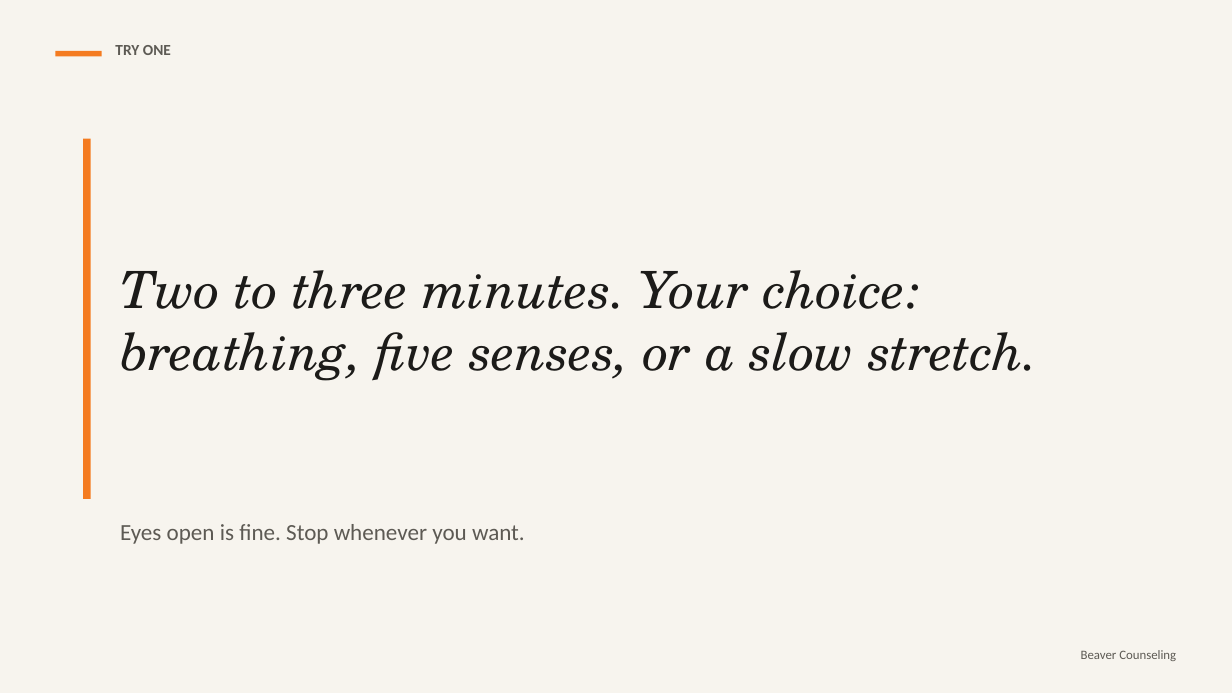
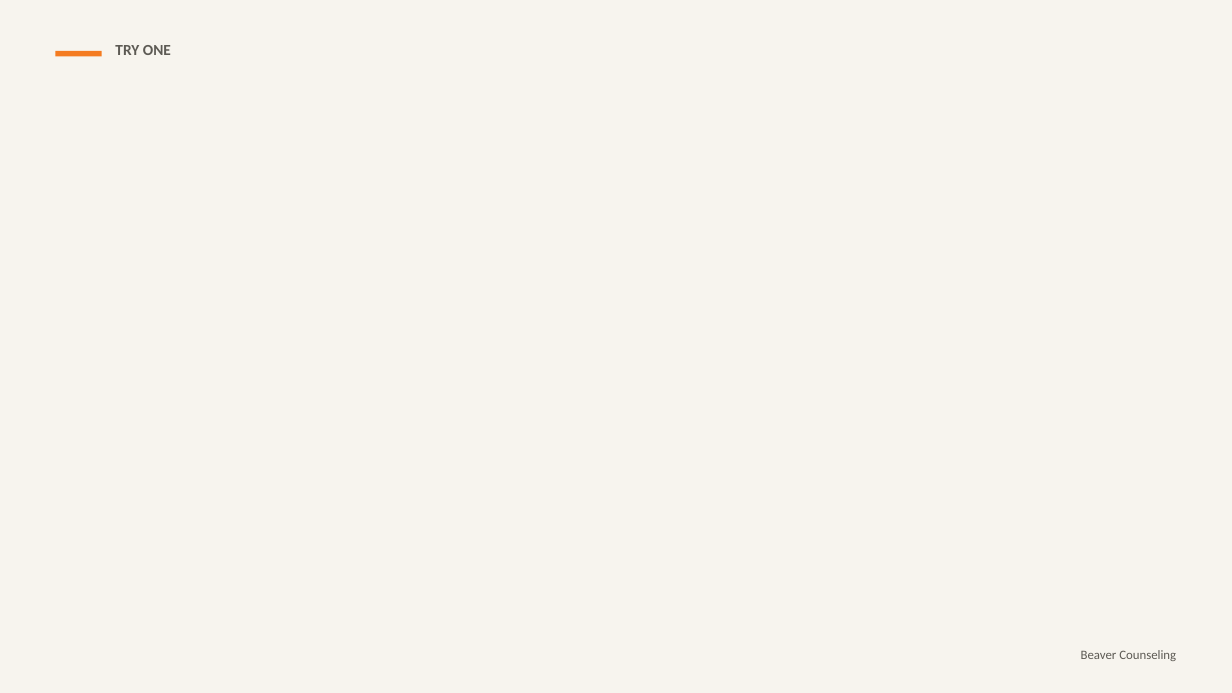
Before and after one commit to rmwtoolkit/bcds-toolkit, a slide deck: slide 17 of decks/train-your-attention-lesson-v2.pptx (slide 10 before the commit). Drawn at 1232x693 pixels with LibreOffice and Linux fonts; fonts in the diff are those of the drawing; background and template pictures are left out. Boxes give left, top, right and bottom in pixels: in the first picture for what was removed or moved away, otherwise in the second. Text is boxed around its words. In the diff, an @@ line names an element or a change of style, - is before the commit and + after.

```diff
--- a/decks/train-your-attention-lesson-v2.pptx
+++ b/decks/train-your-attention-lesson-v2.pptx
@@ rectangle removed at bbox=[83, 139, 91, 499] @@
@@ text removed at bbox=[120, 270, 1038, 381] @@
-Two to three minutes. Your choice: breathing, five senses, or a slow stretch.
@@ text removed at bbox=[120, 524, 525, 544] @@
-Eyes open is fine. Stop whenever you want.
```
Also in this commit, not shown: 8 other slides changed, 19 slides added, 3 slides removed, 2 other files.
